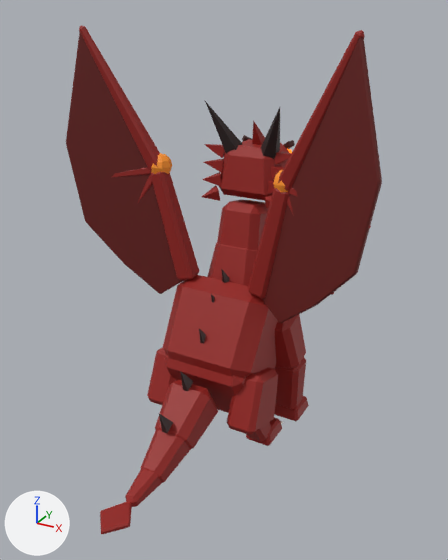
The FBX model models/CannonTame/Animals/09_Volcano/LavaDrake/LavaDrake.fbx as it was, and as the next commit left it.
The view is the same before and after, from a 50 mm camera at (8.81, -14.95, 13.42) aimed at (0.57, 0.04, 5.92). Arrows for +X, +Y and +Z are at lower left; the lights stay in place. The older version comes first.

Script lines for the objects in view, before the commit:
```python
me_lavadrake = bpy.data.meshes.new('LavaDrake')
me_lavadrake.from_pydata(...)  # 3464 vertices, 3566 faces; spans x -5.02..5.02, y -5.65..5.65, z 0.0..12.94
me_lavadrake.materials.append(mat_lavadrake_mat)  # picture img_lavadrake_texture_png
ob_lavadrake = bpy.data.objects.new('LavaDrake', me_lavadrake)
ob_lavadrake.location = (0.0, 0.0, 0.0)
```
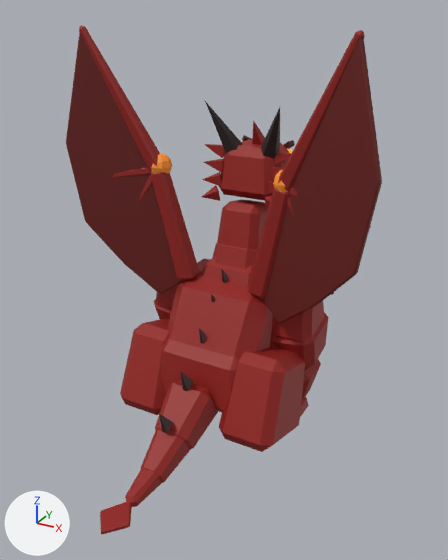
Pixel boxes (x1, y1, x2, y2) of what changed, in the pictures (448 x 560 px):
part 1 of me_lavadrake, added (red): after (120, 258, 329, 452)

What changed in the scene script:
```text
Change me_lavadrake:
    used by ob_lavadrake; location = (0.0, 0.0, 0.0)
    remove me_lavadrake.from_pydata(...)  # 3464 vertices, 3566 faces; spans x -5.02..5.02, y -5.65..5.65, z 0.0..12.94
    add me_lavadrake.from_pydata(...)  # 5552 vertices, 5684 faces; spans x -5.02..5.02, y -5.65..5.65, z 0.0..12.94
    me_lavadrake part 1: 2088 vertices added at x -3.05..3.05, y -1.36..3.37, z 0.32..5.84
```
